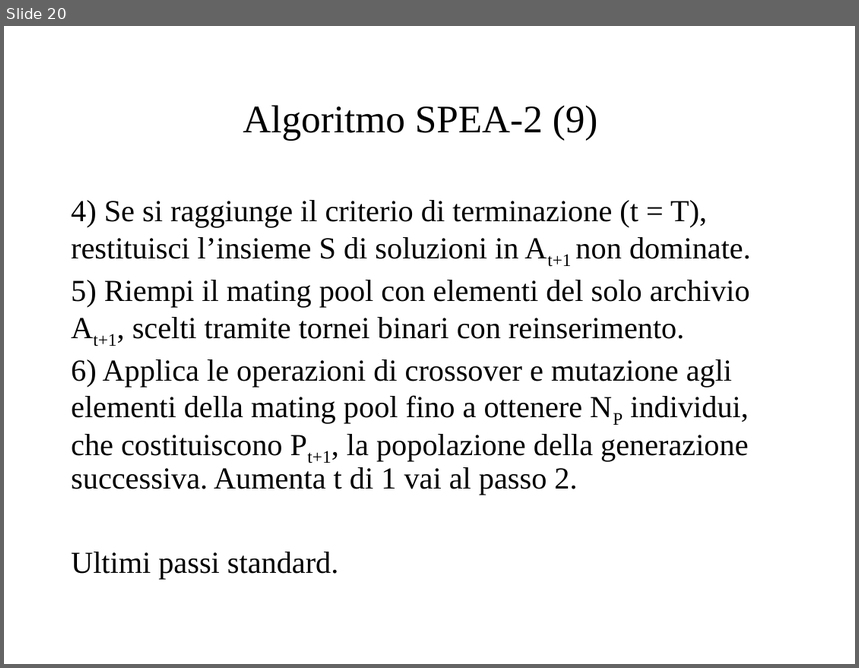
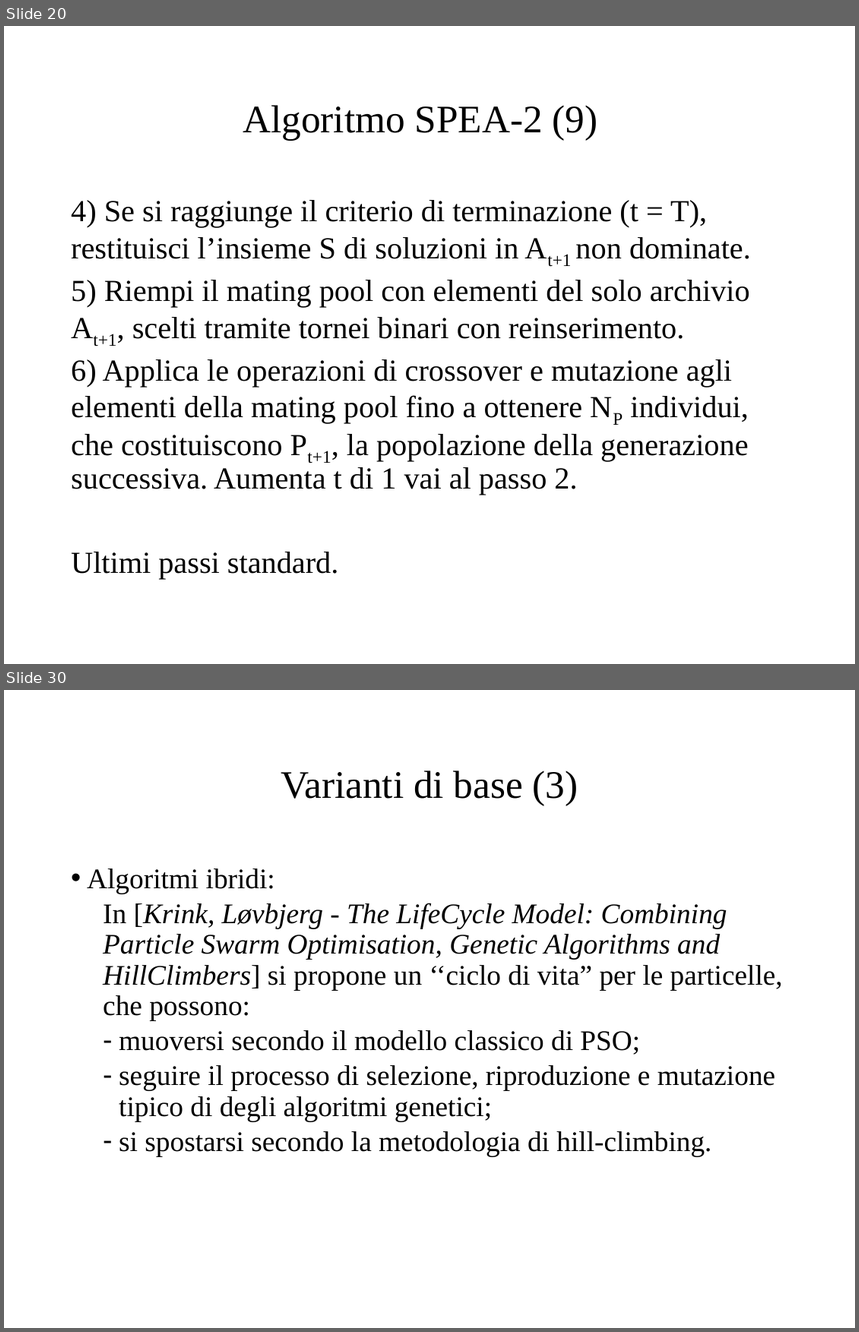
Before and after one commit to micferr/OptimizationProject, a slide deck: Presentation/Presentazione.pptx. Shown one above the other, each under a label of ours: slide 20 before the commit, slides 20 and 30 after it; the slides between them are not shown. The pictures are 859x668 and 859x1332 pixels, drawn with LibreOffice and Linux fonts; fonts in the diff are those of the drawing. Boxes give left, top, right and bottom in pixels: in the first picture for what was removed or moved away, otherwise in the second. Text is boxed around its words. In the diff, an @@ line names an element or a change of style, - is before the commit and + after.

```diff
--- a/Presentation/Presentazione.pptx
+++ b/Presentation/Presentazione.pptx
@@ slide 30 added at (x1=4, y1=690, x2=855, y2=1328), background #FFFFFF @@
@@ title added at (x1=281, y1=771, x2=579, y2=806), 33 pt, text #000000 @@
+Varianti di base (3)
@@ text added at (x1=87, y1=869, x2=783, y2=1157), 24 pt, text #000000 @@
+• Algoritmi ibridi:
+  In [Krink, Løvbjerg - The LifeCycle Model: Combining Particle Swarm Optimisation, Genetic Algorithms and HillClimbers] si propone un ‘‘ciclo di vita” per le particelle, che possono:
+  – muoversi secondo il modello classico di PSO;
+  – seguire il processo di selezione, riproduzione e mutazione tipico di degli algoritmi genetici;
+  – si spostarsi secondo la metodologia di hill-climbing.
```
Also in this commit, not shown: 1 slide changed, 12 other slides added, 1 slide removed.
